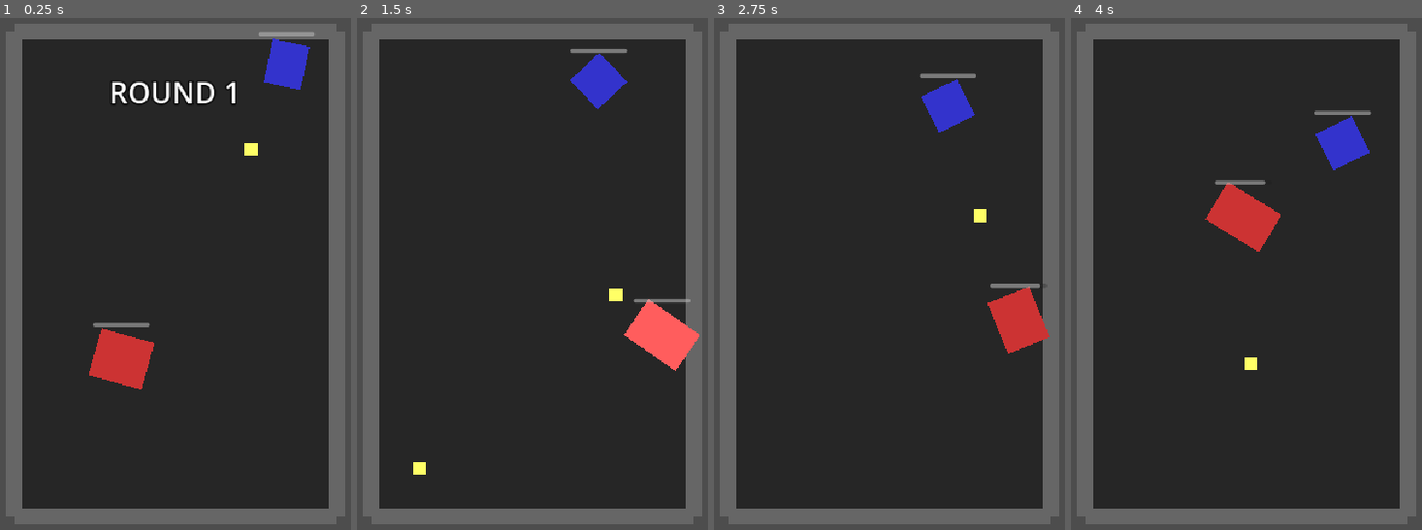
Above: before the commit, frames 1-4 (left to right).
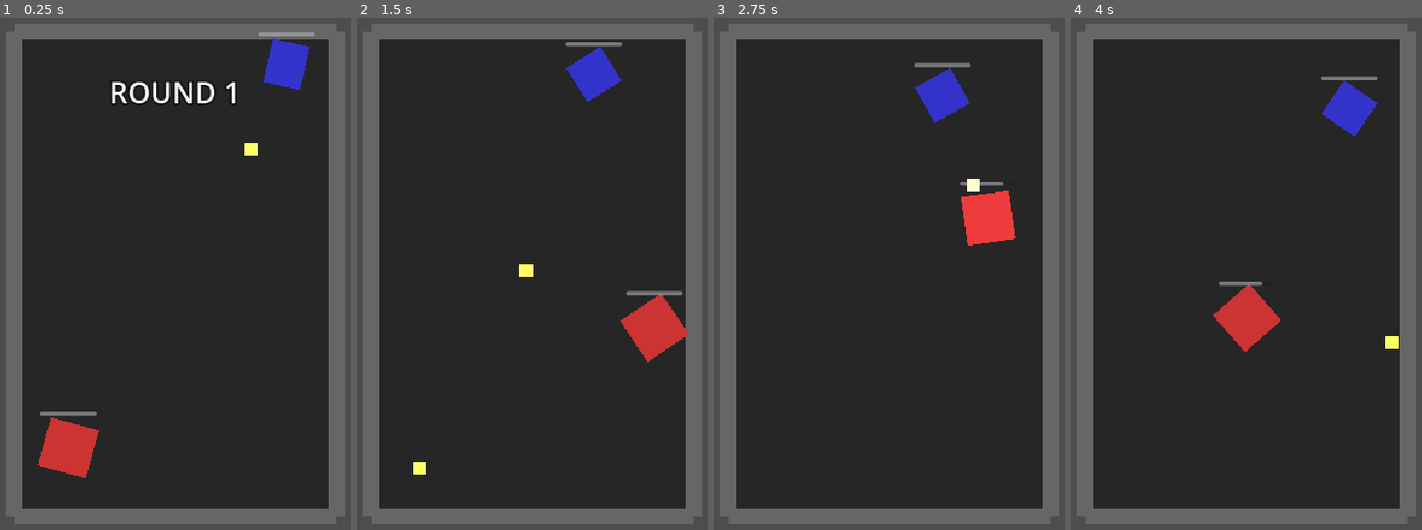
Above: after the commit, the same moments.

Repository: jiexdrop/tiktok_2
Game: Godot game, scene res://main.tscn
Two runs of this game, one before a commit and one after it. Both use one fixed random seed, a clock stepped at 60 frames per second and the inputs below.
Inputs:
- Up to frame 1 (0.25 s): no input
- Up to frame 2 (1.5 s): no input
- Up to frame 3 (2.75 s): no input
- Up to frame 4 (4 s): no input

The runs differ from the first frame. In frame 1, 3.1% of the frame differs, in the area x 10-87%, y 4-90%; in frame 2, 2.9%; in frame 3, 3.8%; in frame 4, 5.0%, in the area x 38-94%, y 11-69%.

Commit message:
melee fighter now can do serious damage to ranged_fighter

Diff:
--- a/melee_fighter.gd
+++ b/melee_fighter.gd
@@ -3,20 +3,27 @@
 
 @export var charge_force: float = 800.0
 @export var charge_duration: float = 0.3
-@export var dash_boost: float = 1.5
+@export var dash_boost: float = 2.5  # Increased from 1.5
 @export var retreat_speed: float = 1.2
-@export var dodge_force: float = 600.0 # Force applied when dodging
-@export var detection_radius: float = 100.0 # How close a projectile must be to trigger a dodge
+@export var dodge_force: float = 600.0
+@export var detection_radius: float = 100.0
+@export var pursuit_boost: float = 1.8  # New: boost when far from target
+@export var close_range_threshold: float = 150.0
+@export var far_range_threshold: float = 300.0
+@export var linear_damp_override: float = 2.0  # Reduce drift
 
 var is_charging: bool = false
 var is_retreating: bool = false
 var retreat_timer: float = 0.0
 var retreat_duration: float = 0.5
 var dodge_cooldown: bool = false
+var pursuit_mode: bool = false
 
 func _ready():
 	super._ready()
 	body_entered.connect(_on_body_entered)
+	# Reduce linear damping so melee fighter maintains momentum better
+	linear_damp = linear_damp_override
 
 func _physics_process(delta):
 	super._physics_process(delta)
@@ -32,7 +39,6 @@
 		look_for_projectiles()
 
 func look_for_projectiles():
-	# Simple scan for nearby projectiles
 	var projectiles = get_tree().get_nodes_in_group("projectiles")
 	for p in projectiles:
 		if p is Projectile and p.owner_fighter != self:
@@ -44,17 +50,13 @@
 func perform_dodge(incoming_pos: Vector2):
 	dodge_cooldown = true
 
-	# Calculate perpendicular direction to the incoming threat
 	var to_threat = (incoming_pos - global_position).normalized()
 	var dodge_dir = Vector2(-to_threat.y, to_threat.x) * strafe_direction
 
-	# Apply a sudden burst of movement
 	apply_central_impulse(dodge_dir * dodge_force)
+	animation_player.play("hit")
 
-	# Brief invulnerability or visual feedback could go here
-	animation_player.play("hit") # Reusing hit anim for a "twitch" effect
-
-	await get_tree().create_timer(0.8).timeout # Dodge cooldown
+	await get_tree().create_timer(0.8).timeout
 	dodge_cooldown = false
 
 func move_towards_target():
@@ -65,24 +67,59 @@
 	var distance = global_position.distance_to(target.global_position)
 
 	if is_retreating:
-		# Faster, more erratic retreat
 		var jitter = Vector2(randf_range(-0.5, 0.5), randf_range(-0.5, 0.5))
 		apply_central_force((-direction + jitter).normalized() * move_speed * retreat_speed)
 		return
 
-	if is_charging: return
+	if is_charging:
+		return
 
-	# Improved closing behavior: spiral in instead of walking straight
-	var side_step = Vector2(-direction.y, direction.x) * strafe_direction * 0.5
-	var approach_vec = (direction + side_step).normalized()
+	# Determine pursuit mode based on distance
+	pursuit_mode = distance > far_range_threshold
 
-	if distance < 150.0:
-		apply_central_force(approach_vec * move_speed * dash_boost)
+	# Calculate movement strategy based on distance
+	var movement_force: float
+	var approach_direction: Vector2
+
+	if distance > far_range_threshold:
+		# FAR RANGE: Aggressive pursuit, straight line with high speed
+		movement_force = move_speed * pursuit_boost
+		approach_direction = direction
+
+		# Also cap maximum velocity when far to prevent overshooting
+		if linear_velocity.length() < move_speed * 2.0:
+			apply_central_force(approach_direction * movement_force)
+
+	elif distance < close_range_threshold:
+		# CLOSE RANGE: Dash boost with spiral
+		var side_step = Vector2(-direction.y, direction.x) * strafe_direction * 0.5
+		approach_direction = (direction + side_step).normalized()
+		movement_force = move_speed * dash_boost
+		apply_central_force(approach_direction * movement_force)
+
 	else:
-		apply_central_force(approach_vec * move_speed)
+		# MID RANGE: Balanced approach with slight strafe
+		var side_step = Vector2(-direction.y, direction.x) * strafe_direction * 0.3
+		approach_direction = (direction + side_step).normalized()
+		movement_force = move_speed * 1.5
+		apply_central_force(approach_direction * movement_force)
+
+	# Predictive movement: aim where target will be
+	if distance > close_range_threshold and target is Fighter:
+		var target_velocity = target.linear_velocity
+		var predicted_position = target.global_position + target_velocity * 0.3
+		var predicted_direction = (predicted_position - global_position).normalized()
+		# Blend current direction with predicted direction
+		approach_direction = (direction * 0.6 + predicted_direction * 0.4).normalized()
+		apply_central_force(approach_direction * movement_force * 0.5)
 
 func perform_attack():
 	if is_charging or is_retreating:
+		return
+
+	# Only attack if close enough
+	var distance = global_position.distance_to(target.global_position)
+	if distance > close_range_threshold * 1.2:
 		return
 
 	attack_sound.play()
@@ -91,7 +128,11 @@
 
 	animation_player.play("charge")
 
-	var direction = (target.global_position - global_position).normalized()
+	# Predict where target will be and charge there
+	var target_velocity = target.linear_velocity if target else Vector2.ZERO
+	var predicted_pos = target.global_position + target_velocity * charge_duration * 0.5
+	var direction = (predicted_pos - global_position).normalized()
+
 	apply_central_impulse(direction * charge_force)
 
 	await get_tree().create_timer(charge_duration).timeout
@@ -104,6 +145,6 @@
 	if body is Fighter and body != self and is_charging:
 		body.take_damage(attack_damage, global_position)
 		var bounce_dir = (global_position - body.global_position).normalized()
-		apply_central_impulse(bounce_dir * 300.0) # Increased bounce for "impact" feel
+		apply_central_impulse(bounce_dir * 300.0)
 		is_retreating = true
 		retreat_timer = retreat_duration
